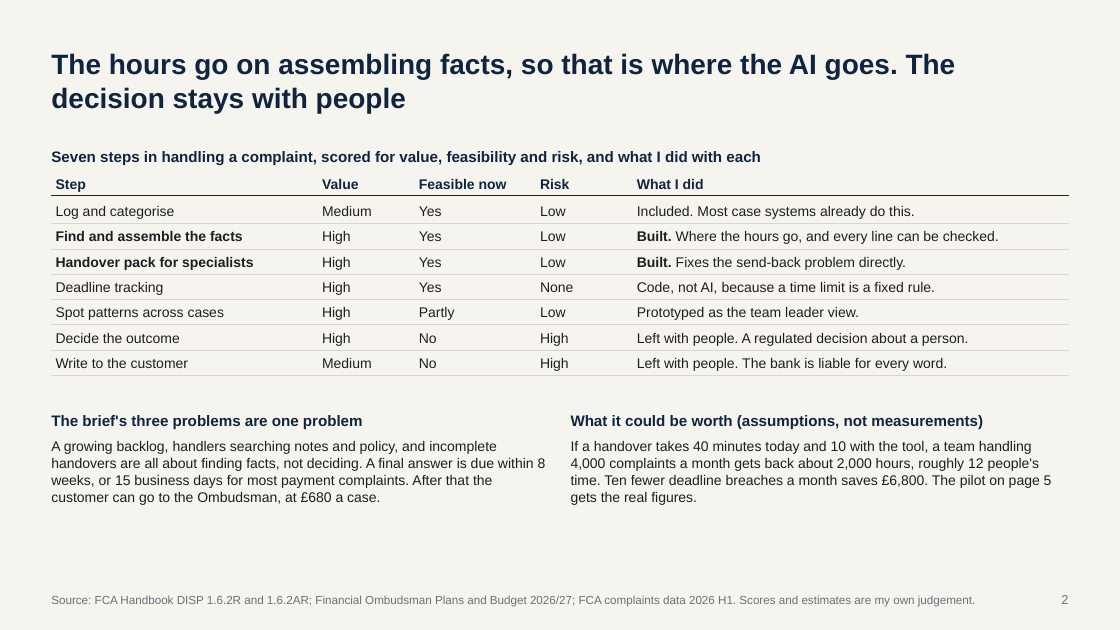
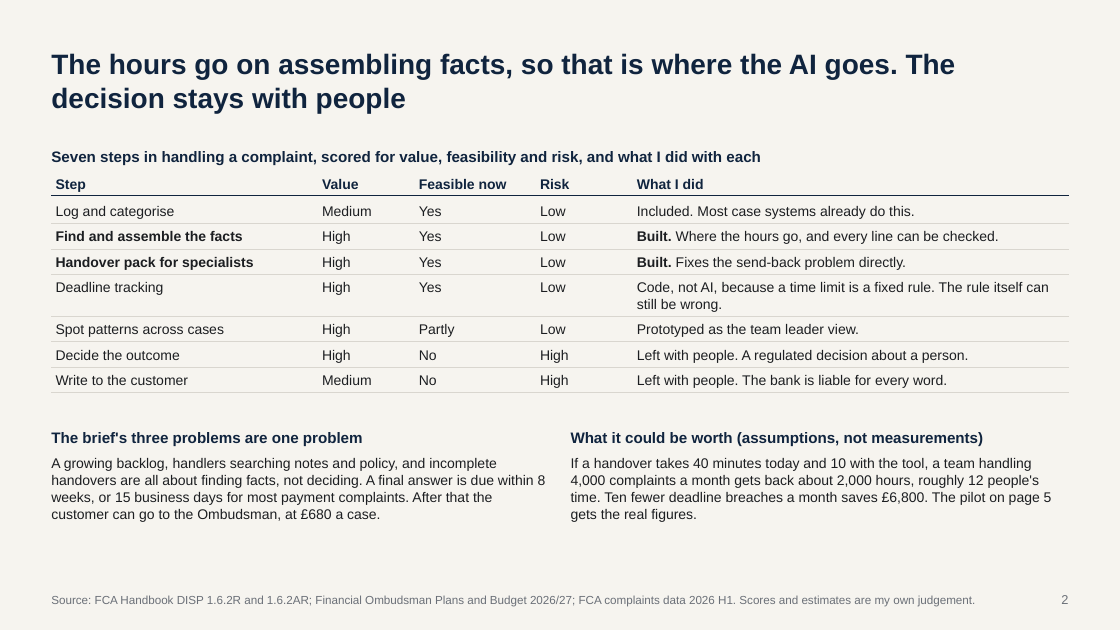
Before and after one commit to lexirosenthal11903-sudo/ankura-casepack, a slide deck: slide 2 of docs/Ankura_case_pack_deck.pptx. Drawn at 1120x630 pixels with LibreOffice and Linux fonts; fonts in the diff are those of the drawing. Boxes give left, top, right and bottom in pixels: in the first picture for what was removed or moved away, otherwise in the second. Text is boxed around its words. In the diff, an @@ line names an element or a change of style, - is before the commit and + after.

```diff
--- a/docs/Ankura_case_pack_deck.pptx
+++ b/docs/Ankura_case_pack_deck.pptx
@@ text at [540, 282, 566, 292]: text changed @@
-None
+Low
@@ text at [637, 282, 1049, 312]: text changed @@
-Code, not AI, because a time limit is a fixed rule.
+Code, not AI, because a time limit is a fixed rule. The rule itself can still be wrong.
@@ 19 texts, 4 lines: place and size @@
-19 texts, 4 lines at [51, 300, 1069, 505]
+19 texts, 4 lines at [51, 317, 1069, 522]
```
Also in this commit, not shown: 1 other slide changed, 4 other files.
